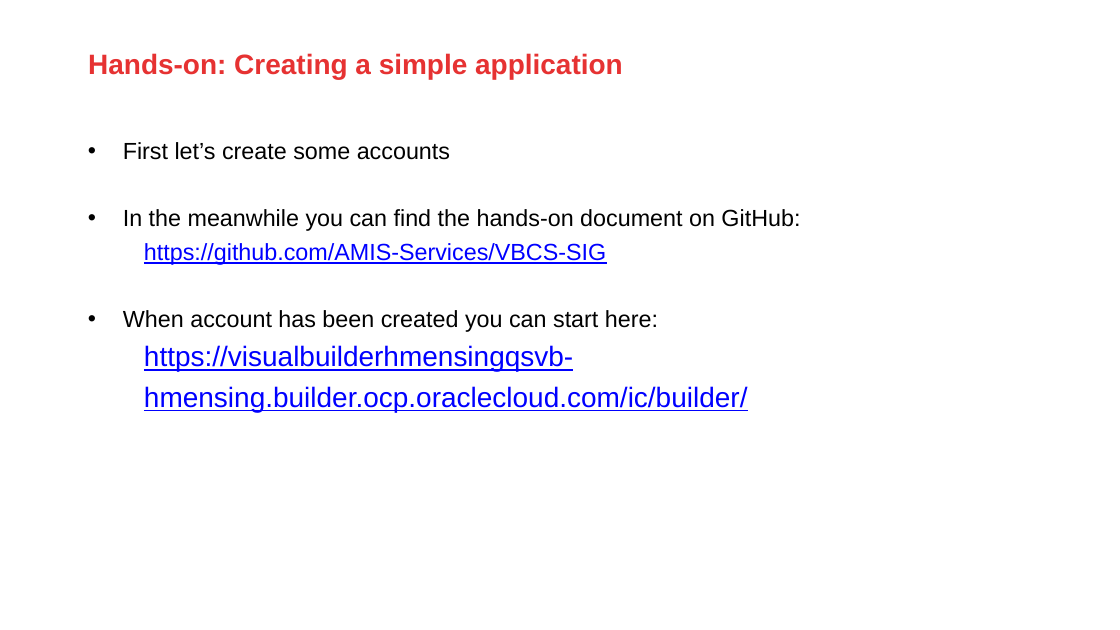
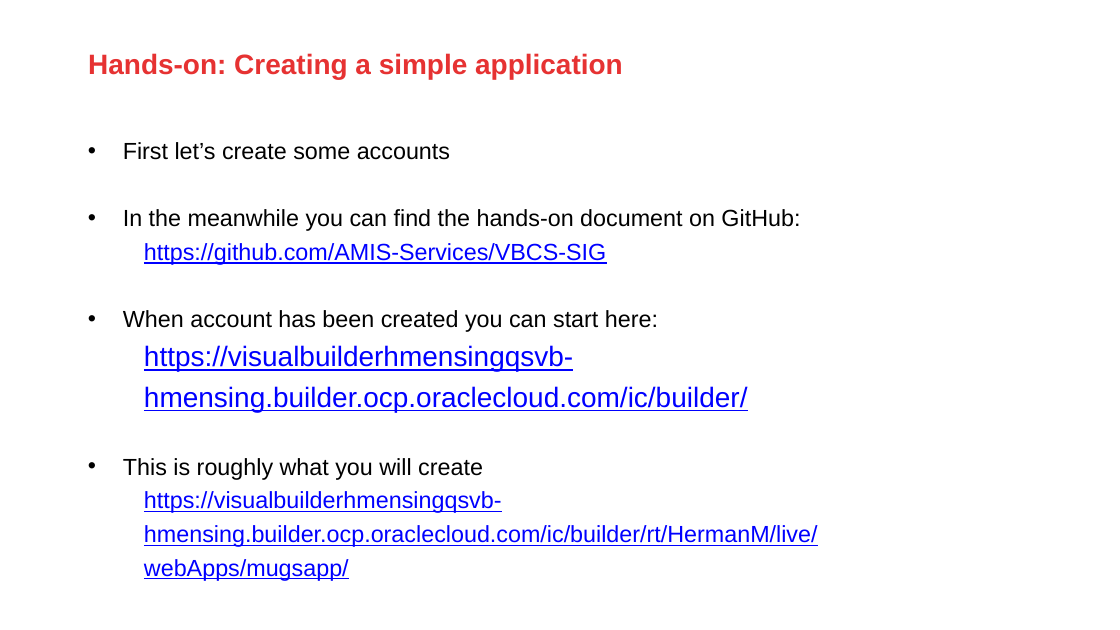
Before and after one commit to AMIS-Services/VBCS-SIG, a slide deck: slide 8 of SIG VBCS Low Code Development .pptx. Drawn at 1120x630 pixels with LibreOffice and Linux fonts; fonts in the diff are those of the drawing; background and template pictures are left out. Boxes give left, top, right and bottom in pixels: in the first picture for what was removed or moved away, otherwise in the second. Text is boxed around its words. In the diff, an @@ line names an element or a change of style, - is before the commit and + after.

Commit message:
Add the live demo

```diff
--- a/SIG VBCS Low Code Development .pptx
+++ b/SIG VBCS Low Code Development .pptx
@@ text at bbox=[123, 458, 818, 581]: paragraphs added @@
+• This is roughly what you will create
+  https://visualbuilderhmensingqsvb-hmensing.builder.ocp.oraclecloud.com/ic/builder/rt/HermanM/live/webApps/mugsapp/
```
